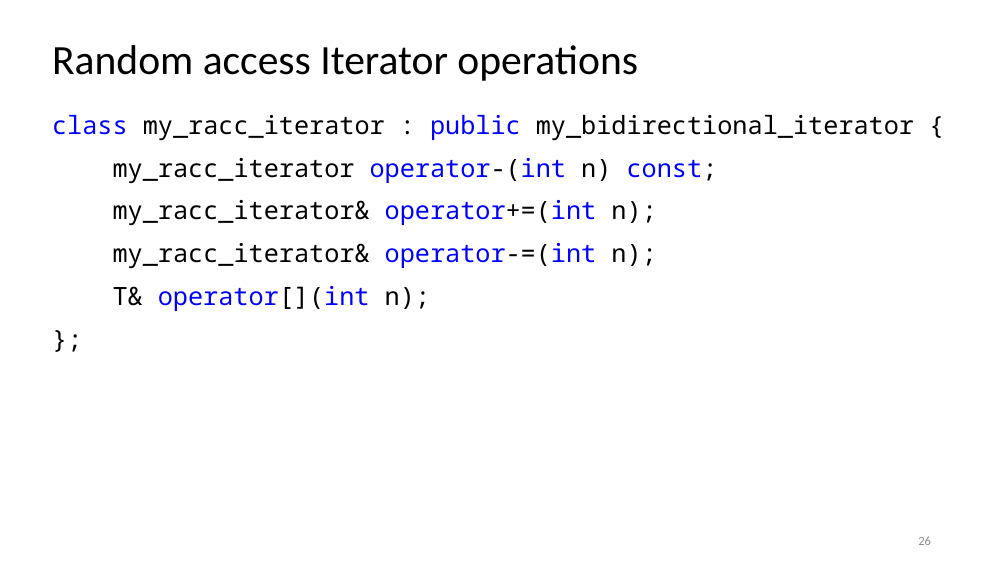
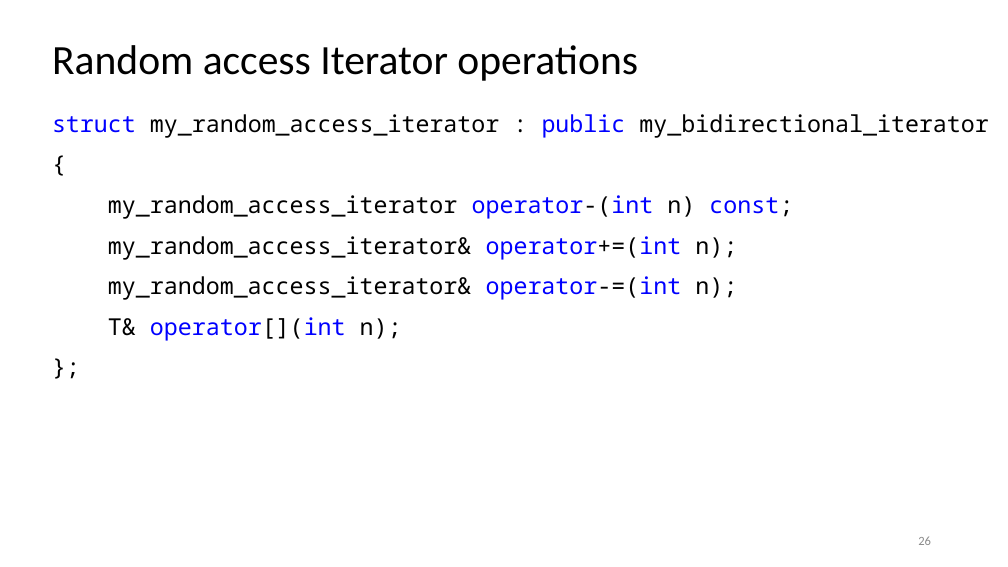
Before and after one commit to rarutyun/cpp-courses, a slide deck: slide 26 of 08_iterators/08_iterators.pptx. Drawn at 1008x567 pixels with LibreOffice and Linux fonts; fonts in the diff are those of the drawing. Boxes give left, top, right and bottom in pixels: in the first picture for what was removed or moved away, otherwise in the second. Text is boxed around its words. In the diff, an @@ line names an element or a change of style, - is before the commit and + after.

```diff
--- a/08_iterators/08_iterators.pptx
+++ b/08_iterators/08_iterators.pptx
@@ text at [52, 114, 989, 300]: text changed; size 24 to 22.2 pt @@
-class my_racc_iterator : public my_bidirectional_iterator {
-my_racc_iterator operator-(int n) const;
-my_racc_iterator& operator+=(int n);
-my_racc_iterator& operator-=(int n);
+struct my_random_access_iterator : public my_bidirectional_iterator
+{
+my_random_access_iterator operator-(int n) const;
+my_random_access_iterator& operator+=(int n);
+my_random_access_iterator& operator-=(int n);
@@ text at [108, 317, 402, 341]: size 24 to 22.2 pt in "T& operator[](int n);", "};" @@
```
Also in this commit, not shown: 15 other slides changed.
